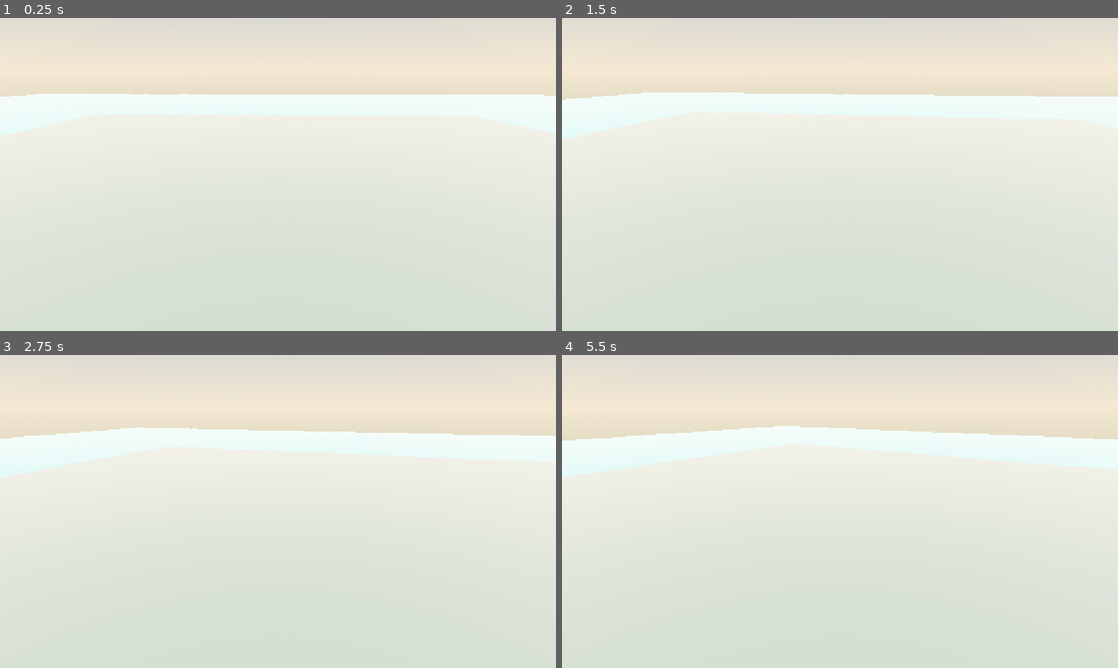
Above: before the commit, frames 1-4 (two rows, left to right).
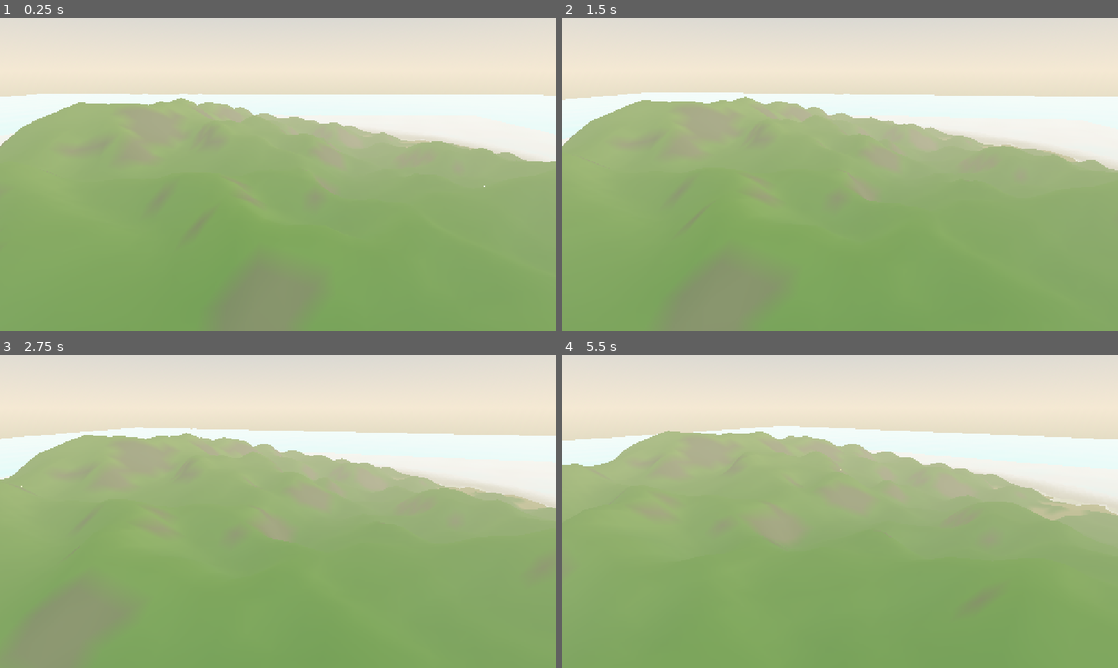
Above: after the commit, the same moments.

Repository: eraslan19j/game
Game: Godot game, scene res://scenes/world/world.tscn
Same seed, same stepped clock (60 frames per second), same inputs: the game is played once before the commit and once after it.
Inputs:
- Up to frame 1 (0.25 s): no input
- Up to frame 2 (1.5 s): no input
- Up to frame 3 (2.75 s): no input
- Up to frame 4 (5.5 s): tap Enter at 2.75 s

The runs differ from the first frame. In frame 1, 66% of the frame differs, in the area x 0-100%, y 25-100%; in frame 2, 66%; in frame 3, 66%; in frame 4, 67%, in the area x 0-100%, y 24-100%.
Error before the commit: Parse Error: Invalid argument for "_add_collision()" function: argument 1 should be "Mesh" but is "Dictionary". (res://scripts/world/terrain.gd:36)

Commit message:
Fix: _add_collision Dictionary yerine ArrayMesh almali (parse hatasi)
Co-authored-by: arena-agent <297053741+arena-agent@users.noreply.github.com>

Diff:
--- a/scripts/world/terrain.gd
+++ b/scripts/world/terrain.gd
@@ -33,7 +33,7 @@
 func _ready() -> void:
 	_setup_noise()
 	var built := _build_mesh()
-	_add_collision(built)
+	_add_collision(built["mesh"])
 	_build_height_texture(built["heights"], built["n"])
 
 
@@ -158,7 +158,7 @@
 	return {"mesh": mesh, "heights": heights, "n": n}
 
 
-func _add_collision(mesh: Mesh) -> void:
+func _add_collision(mesh: ArrayMesh) -> void:
 	var shape_node := CollisionShape3D.new()
 	shape_node.name = "Shape"
 	shape_node.shape = mesh.create_trimesh_shape()
